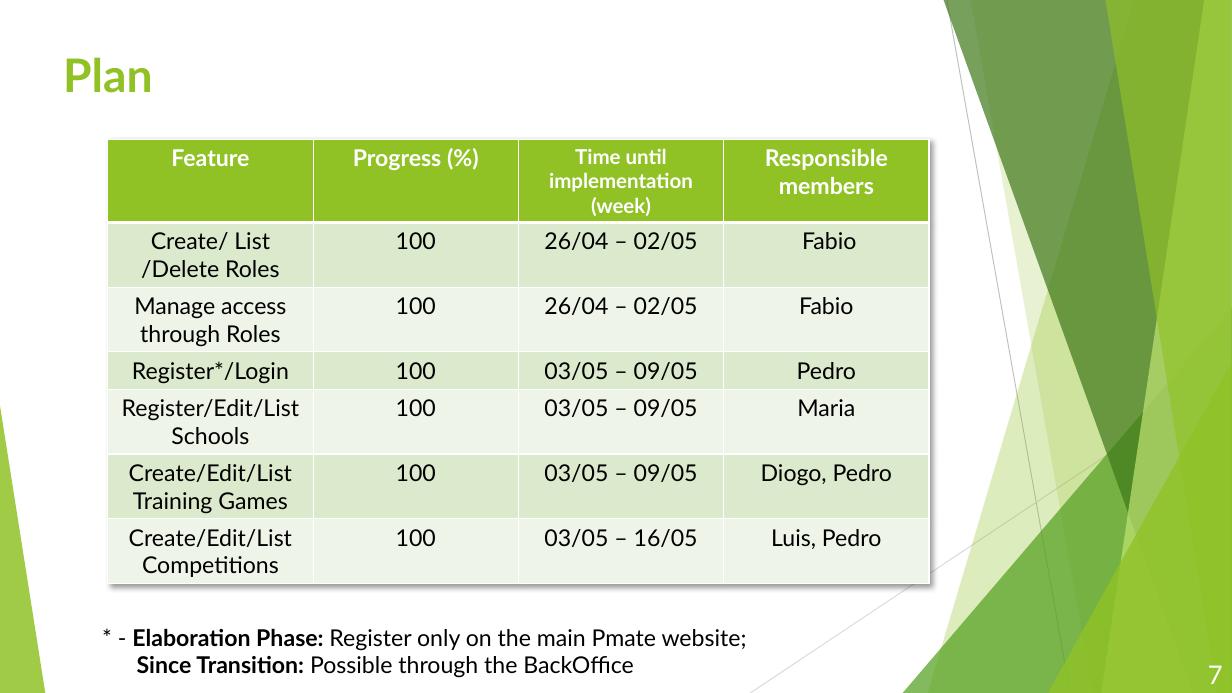
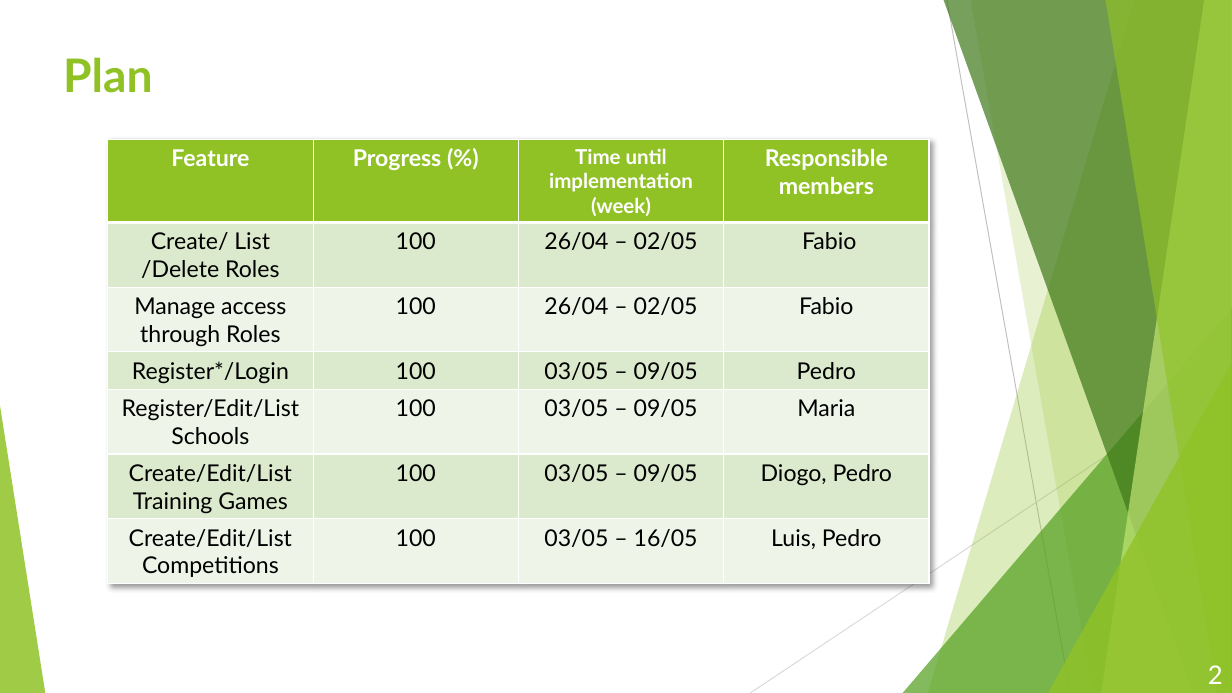
Before and after one commit to Mariainesrocha/Projeto_Informatica, a slide deck: slide 2 of Docs/PowerPoints/PMATE-Transition(Final).pptx (slide 7 before the commit). Drawn at 1232x693 pixels with LibreOffice and Linux fonts; fonts in the diff are those of the drawing. Boxes give left, top, right and bottom in pixels: in the first picture for what was removed or moved away, otherwise in the second. Text is boxed around its words. In the diff, an @@ line names an element or a change of style, - is before the commit and + after.

Commit message:
updated powerpoint

```diff
--- a/Docs/PowerPoints/PMATE-Transition(Final).pptx
+++ b/Docs/PowerPoints/PMATE-Transition(Final).pptx
@@ text removed at bbox=[132, 628, 747, 678] @@
-* - Elaboration Phase: Register only on the main Pmate website;
-Since Transition: Possible through the BackOffice
@@ page number at bbox=[1208, 665, 1223, 684]: text changed @@
-7
+2
```
Also in this commit, not shown: 1 other slide changed, 2 slides added, 5 slides removed.
